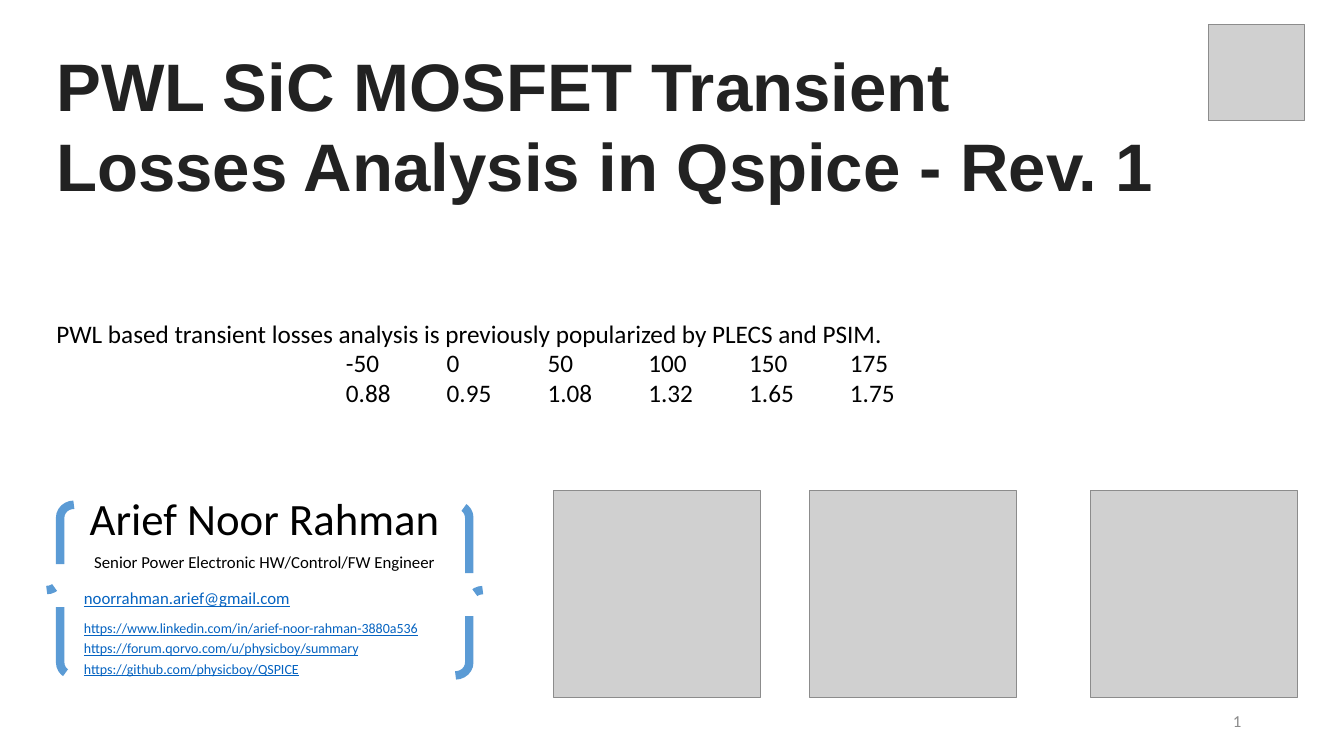
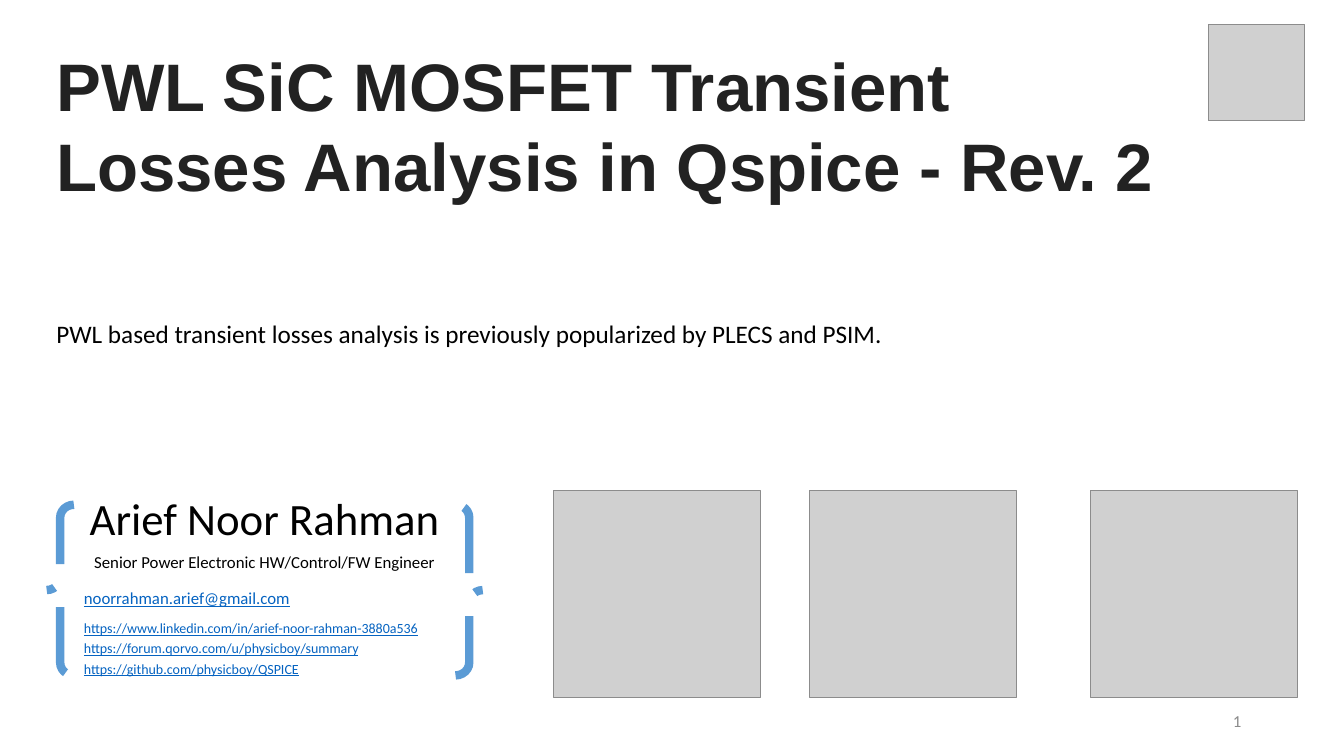
Before and after one commit to physicboy/QSPICE, a slide deck: slide 1 of Ideal PWL Transient Losses Analysis/PWL Losses Analysis.pptx. Drawn at 1344x756 pixels with LibreOffice and Linux fonts; fonts in the diff are those of the drawing; grey boxes stand for pictures. Boxes give left, top, right and bottom in pixels: in the first picture for what was removed or moved away, otherwise in the second. Text is boxed around its words. In the diff, an @@ line names an element or a change of style, - is before the commit and + after.

```diff
--- a/Ideal PWL Transient Losses Analysis/PWL Losses Analysis.pptx
+++ b/Ideal PWL Transient Losses Analysis/PWL Losses Analysis.pptx
@@ text at box(56, 62, 1153, 204): text changed @@
-PWL SiC MOSFET Transient Losses Analysis in Qspice - Rev. 1
+PWL SiC MOSFET Transient Losses Analysis in Qspice - Rev. 2
@@ text removed at box(346, 355, 895, 403) @@
--50 0 50 100 150 175
-0.88 0.95 1.08 1.32 1.65 1.75
```
Also in this commit, not shown: 3 other slides changed, 22 other files.
